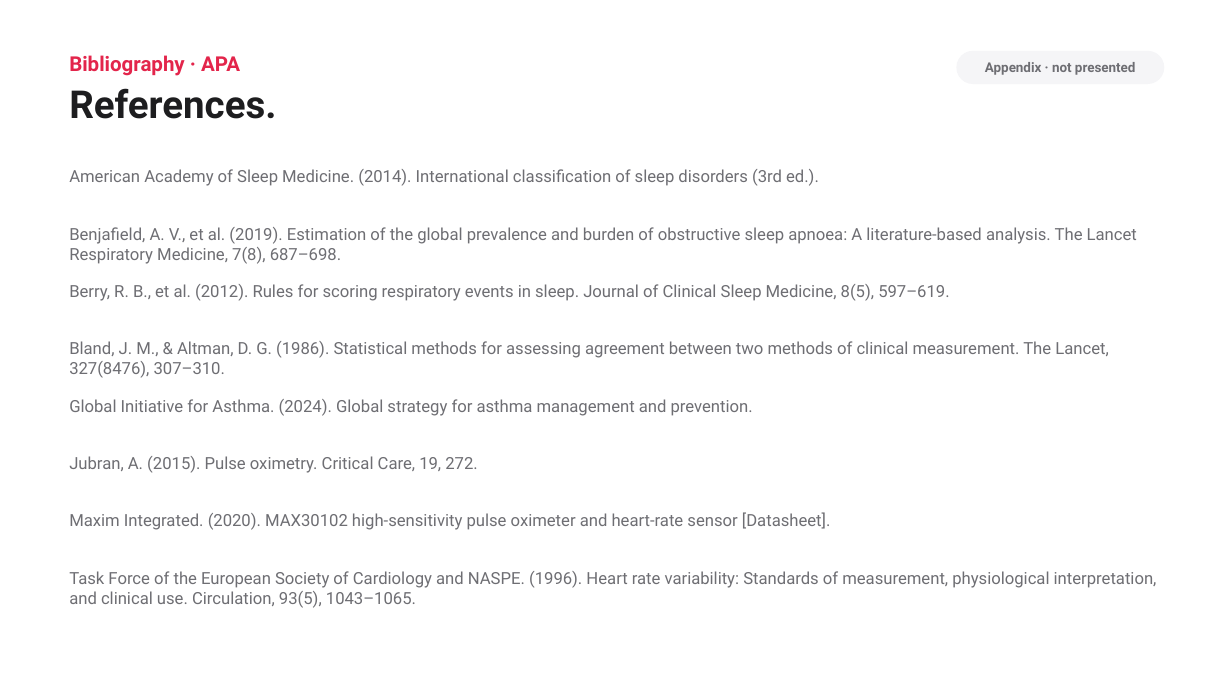
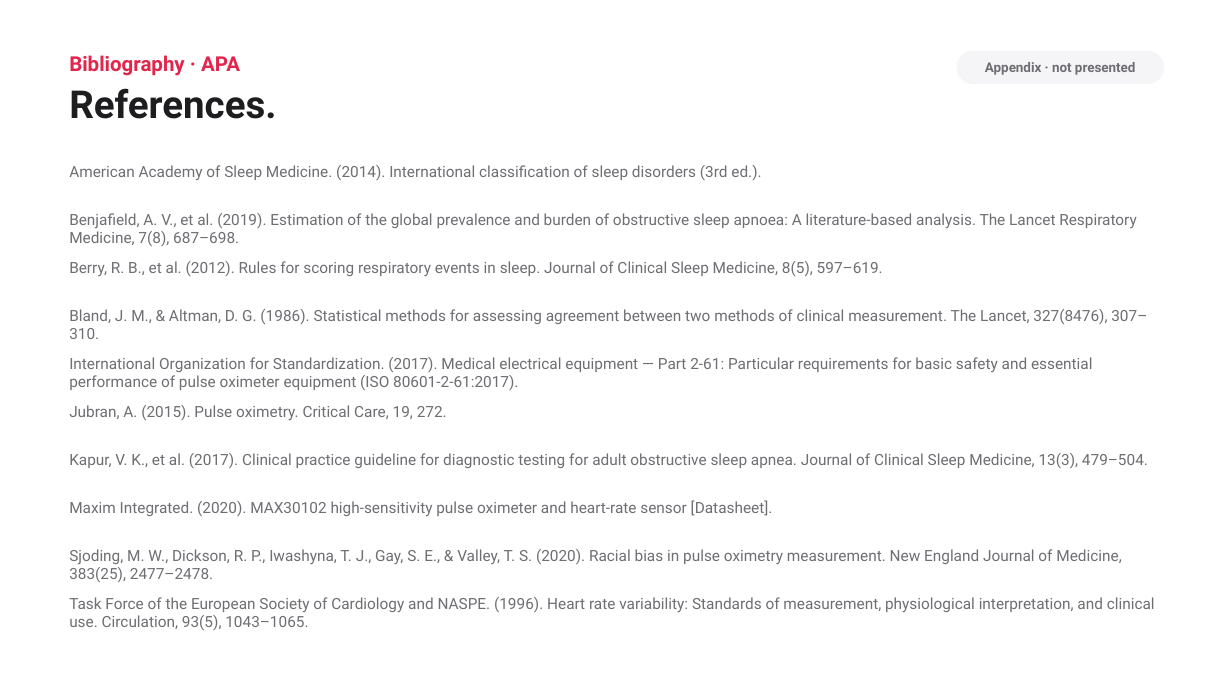
Before and after one commit to gabrielamamanestudent-wq/teetomivV2, a slide deck: slide 19 of science-fair/night-signal/Night_Signal_Presentation.pptx. Drawn at 1232x693 pixels with LibreOffice and Linux fonts; fonts in the diff are those of the drawing. Boxes give left, top, right and bottom in pixels: in the first picture for what was removed or moved away, otherwise in the second. Text is boxed around its words. In the diff, an @@ line names an element or a change of style, - is before the commit and + after.

```diff
--- a/science-fair/night-signal/Night_Signal_Presentation.pptx
+++ b/science-fair/night-signal/Night_Signal_Presentation.pptx
@@ text "Benjafield, A. V., et al. ...": place and size @@
-text "Benjafield, A. V., et al. ..." at [69, 227, 1137, 264]
+text "Benjafield, A. V., et al. ..." at [69, 213, 1136, 246]
@@ text "Berry, R. B., et al. ...": place and size @@
-text "Berry, R. B., et al. ..." at [69, 284, 949, 301]
+text "Berry, R. B., et al. ..." at [69, 261, 883, 276]
@@ text "Bland, J. M., & Altman, ...": place and size @@
-text "Bland, J. M., & Altman, ..." at [69, 341, 1108, 378]
+text "Bland, J. M., & Altman, ..." at [69, 309, 1147, 339]
@@ text at [69, 357, 1093, 390]: text changed; size 13 to 12 pt @@
-Global Initiative for Asthma. (2024). Global strategy for asthma management and prevention.
+International Organization for Standardization. (2017). Medical electrical equipment — Part 2-61: Particular requirements for basic safety and essential performance of pulse oximeter equipment (ISO 80601-2-61:2017).
@@ text "Jubran, A. (2015). Pulse oximetry. ...": place and size @@
-text "Jubran, A. (2015). Pulse oximetry. ..." at [69, 456, 477, 473]
+text "Jubran, A. (2015). Pulse oximetry. ..." at [69, 405, 447, 420]
@@ text added at [69, 453, 1148, 468], 12 pt, text #6E6E73 @@
+Kapur, V. K., et al. (2017). Clinical practice guideline for diagnostic testing for adult obstructive sleep apnea. Journal of Clinical Sleep Medicine, 13(3), 479–504.
@@ text "Maxim Integrated. (2020). MAX30102 high-sensitivity ...": place and size @@
-text "Maxim Integrated. (2020). MAX30102 high-sensitivity ..." at [69, 512, 831, 530]
+text "Maxim Integrated. (2020). MAX30102 high-sensitivity ..." at [69, 500, 773, 516]
@@ text added at [69, 549, 1121, 582], 12 pt, text #6E6E73 @@
+Sjoding, M. W., Dickson, R. P., Iwashyna, T. J., Gay, S. E., & Valley, T. S. (2020). Racial bias in pulse oximetry measurement. New England Journal of Medicine, 383(25), 2477–2478.
@@ size 13 to 12 pt in 7 elements at [69, 165, 761, 180], [69, 213, 1136, 246], [69, 261, 883, 276], [69, 309, 1147, 339], [69, 405, 447, 420], [69, 500, 773, 516], [69, 597, 1155, 630] @@
@@ text "Task Force of the European ...": place and size @@
-text "Task Force of the European ..." at [69, 571, 1157, 608]
+text "Task Force of the European ..." at [69, 597, 1155, 630]
```
Also in this commit, not shown: 11 other slides changed, 6 slides added, 6 slides removed, 41 other files.
